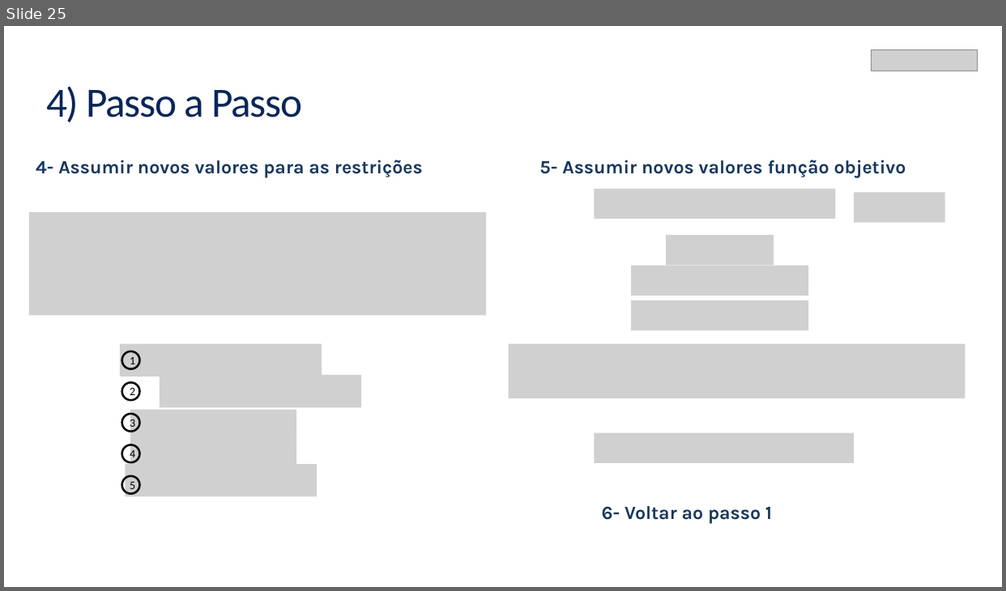
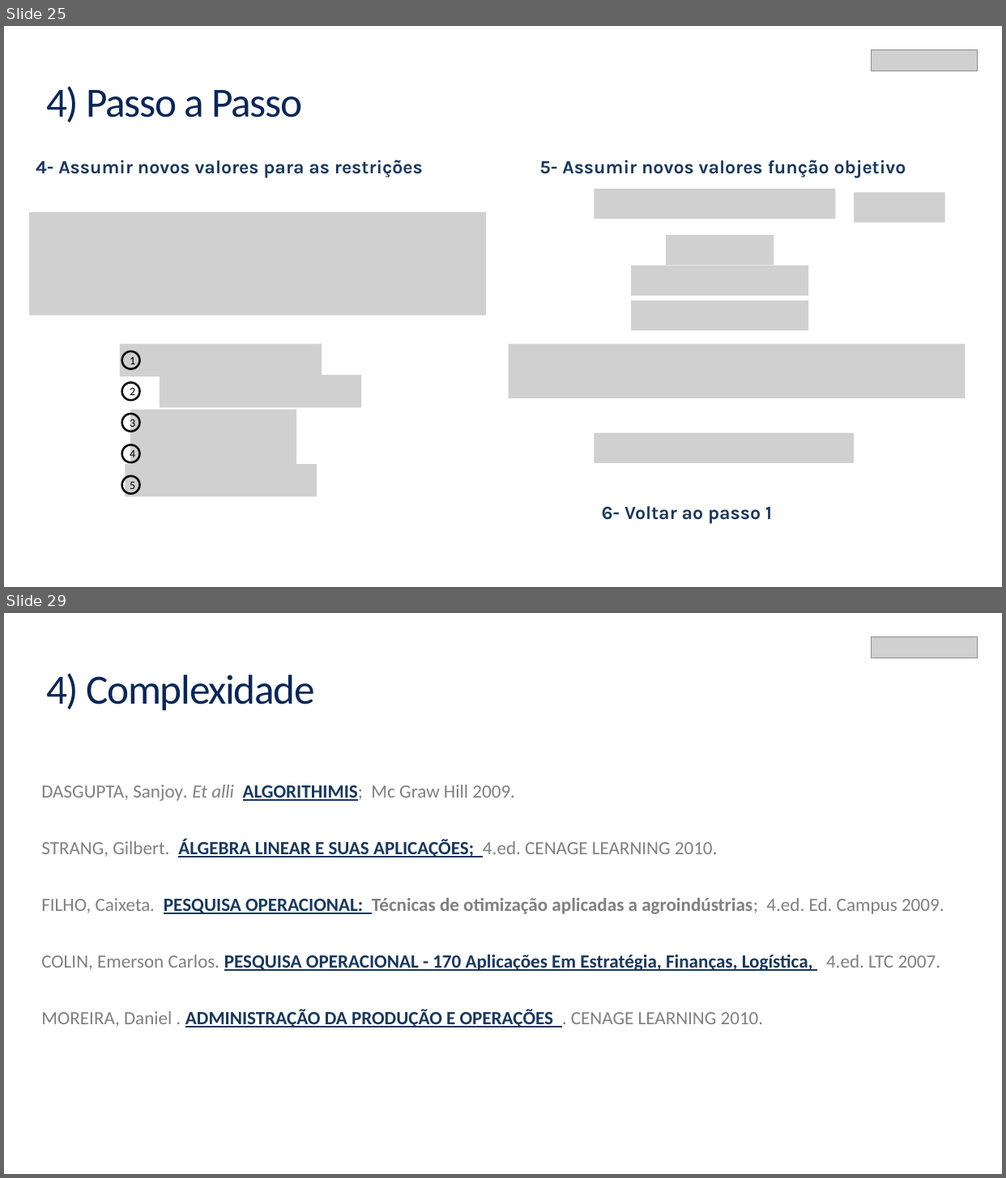
Before and after one commit to sergiosilvar/simplex_prog_linear, a slide deck: APRESENTAÇÃO SIMPLEX.pptx. Shown one above the other, each under a label of ours: slide 25 before the commit, slides 25 and 29 after it; the slides between them are not shown. The pictures are 1006x591 and 1006x1178 pixels, drawn with LibreOffice and Linux fonts; fonts in the diff are those of the drawing; grey boxes stand for pictures; background and template pictures are left out. Boxes give left, top, right and bottom in pixels: in the first picture for what was removed or moved away, otherwise in the second. Text is boxed around its words. In the diff, an @@ line names an element or a change of style, - is before the commit and + after.

```diff
--- a/APRESENTAÇÃO SIMPLEX.pptx
+++ b/APRESENTAÇÃO SIMPLEX.pptx
@@ slide 29 added at <box>4,613,1002,1174</box>, background #FFFFFF @@
@@ picture added at <box>871,637,977,658</box> @@
@@ text added at <box>46,674,315,711</box>, 40 pt, text #082658 @@
+4) Complexidade
@@ text added at <box>41,785,515,801</box>, 18 pt, text #808080 @@
+DASGUPTA, Sanjoy. Et alli ALGORITHIMIS; Mc Graw Hill 2009.
@@ text added at <box>41,839,718,858</box>, 18 pt, text #808080 @@
+STRANG, Gilbert. ÁLGEBRA LINEAR E SUAS APLICAÇÕES; 4.ed. CENAGE LEARNING 2010.
@@ text added at <box>41,898,944,914</box>, 18 pt, text #808080, bold @@
+FILHO, Caixeta. PESQUISA OPERACIONAL: Técnicas de otimização aplicadas a agroindústrias; 4.ed. Ed. Campus 2009.
@@ text added at <box>41,954,941,971</box>, 18 pt, text #17375E, bold, underline @@
+COLIN, Emerson Carlos. PESQUISA OPERACIONAL - 170 Aplicações Em Estratégia, Finanças, Logística, 4.ed. LTC 2007.
@@ text added at <box>41,1009,764,1028</box>, 18 pt, text #808080 @@
+MOREIRA, Daniel . ADMINISTRAÇÃO DA PRODUÇÃO E OPERAÇÕES . CENAGE LEARNING 2010.
```
Also in this commit, not shown: 14 slides changed.
